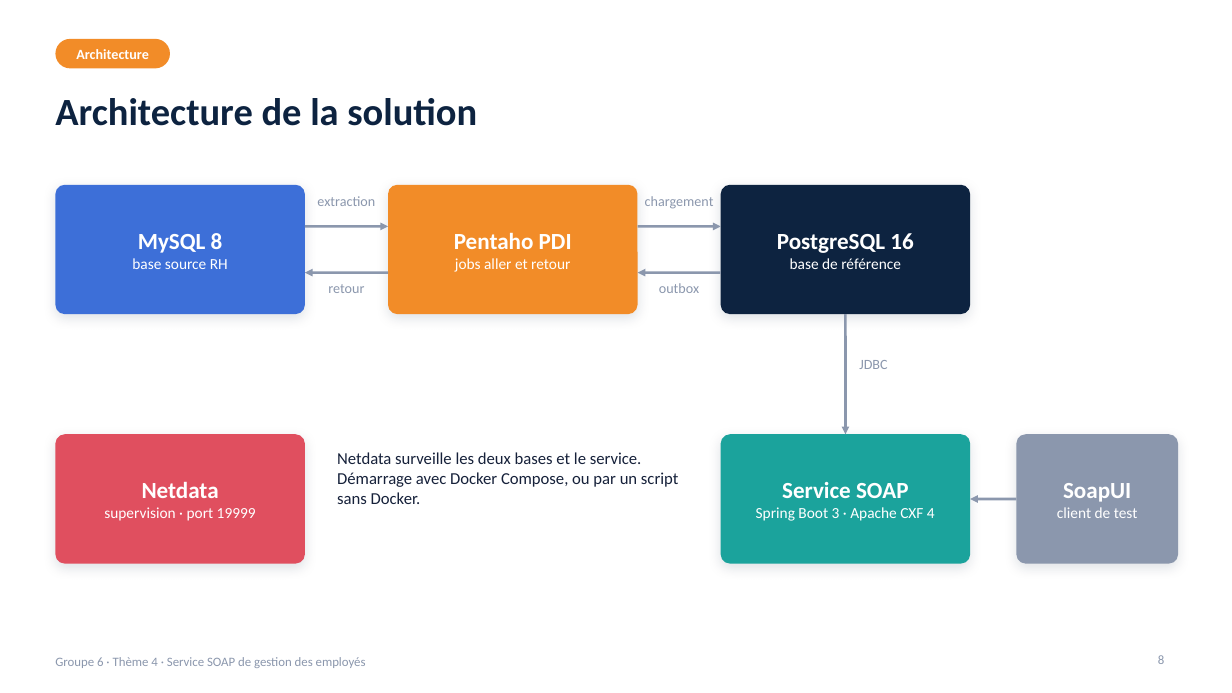
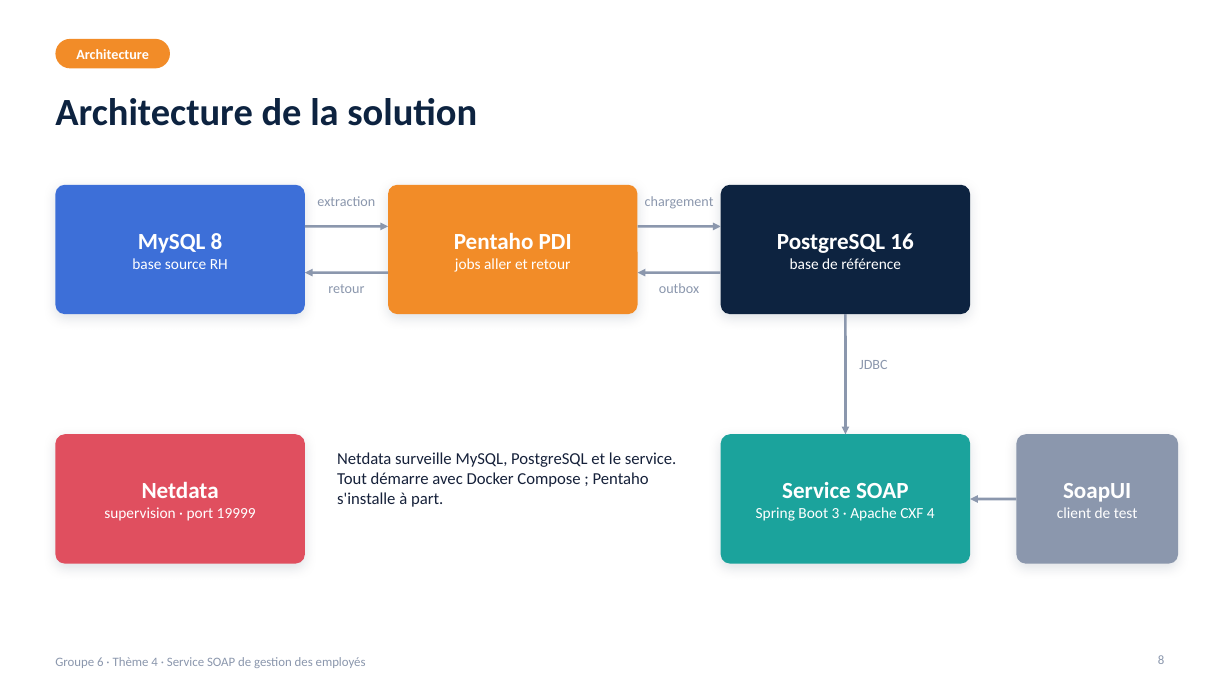
Before and after one commit to malickabdoul/employee-soap-servic, a slide deck: slide 8 of presentation/presentation-theme4-groupe6.pptx. Drawn at 1232x693 pixels with LibreOffice and Linux fonts; fonts in the diff are those of the drawing; background and template pictures are left out. Boxes give left, top, right and bottom in pixels: in the first picture for what was removed or moved away, otherwise in the second. Text is boxed around its words. In the diff, an @@ line names an element or a change of style, - is before the commit and + after.

```diff
--- a/presentation/presentation-theme4-groupe6.pptx
+++ b/presentation/presentation-theme4-groupe6.pptx
@@ text at (337,452,677,507): text changed @@
-Netdata surveille les deux bases et le service. Démarrage avec Docker Compose, ou par un script sans Docker.
+Netdata surveille MySQL, PostgreSQL et le service. Tout démarre avec Docker Compose ; Pentaho s'installe à part.
```
Also in this commit, not shown: 6 other slides changed, 4 slides removed.
